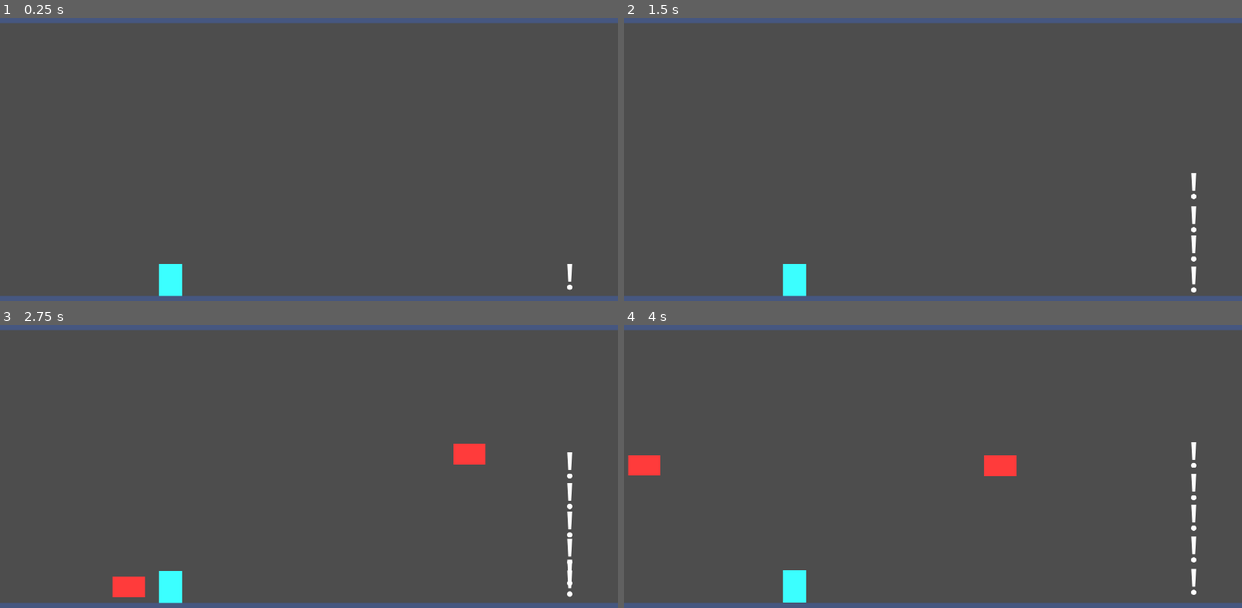
Above: before the commit, frames 1-4 (two rows, left to right).
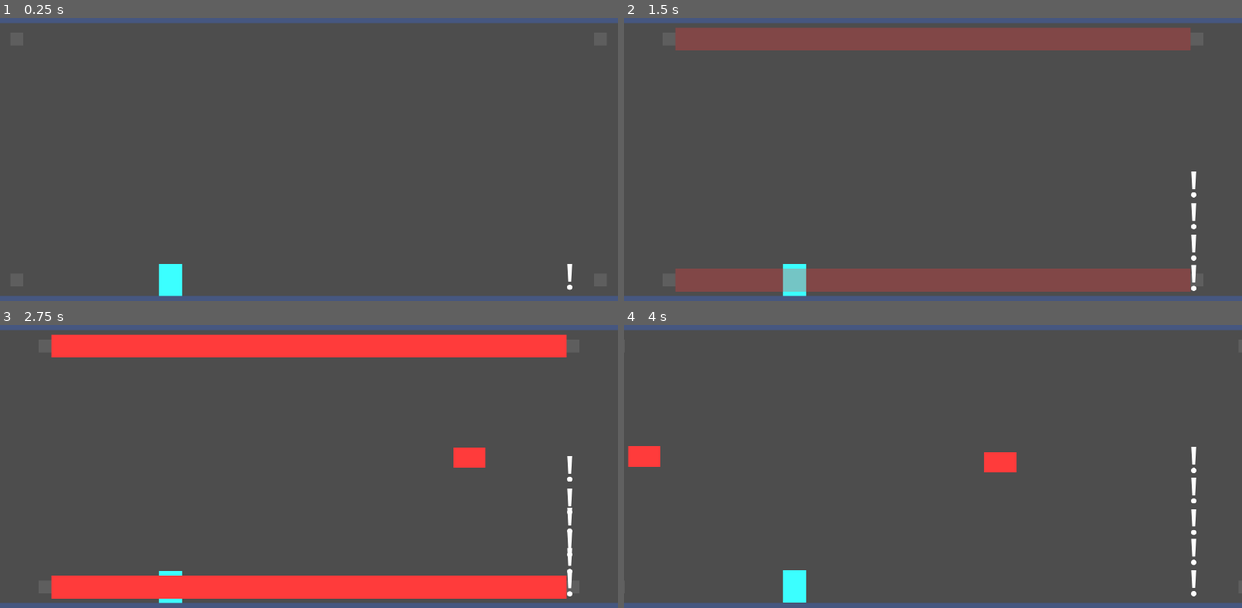
Above: after the commit, the same moments.

Repository: aburak621/jetride
Game: Godot game, scene res://scenes/game.tscn
Two runs of this game, one before a commit and one after it. Both use one fixed random seed, a clock stepped at 60 frames per second and the inputs below.
Inputs:
- Up to frame 1 (0.25 s): no input
- Up to frame 2 (1.5 s): tap Space (jump) at 0.77 s
- Up to frame 3 (2.75 s): tap Space (jump) at 1.52 s
- Up to frame 4 (4 s): tap Space (jump) at 3.02, 3.77 s

The runs differ from the first frame. In frame 2, 14% of the frame differs, in the area x 8-93%, y 3-98%; in frame 3, 14%, in the area x 8-93%, y 3-97%; in frame 4, 0.7%.

Commit message:
Add lasers

Diff:
--- a/scenes/game.tscn
+++ b/scenes/game.tscn
@@ -10,6 +10,11 @@
 [ext_resource type="PackedScene" uid="uid://bvl7v845xik8b" path="res://scenes/coins/coins_pills_up.tscn" id="8_dinhu"]
 [ext_resource type="PackedScene" uid="uid://dg2ks5hqadlc8" path="res://scenes/coins/coins_pills_down.tscn" id="8_vtaks"]
 [ext_resource type="PackedScene" uid="uid://dhdhfmuwudalw" path="res://scenes/coins/coins_rectangle.tscn" id="9_kvuet"]
+[ext_resource type="PackedScene" uid="uid://c6r6tain1mce6" path="res://scenes/laser_array.tscn" id="11_kvpfn"]
+[ext_resource type="Script" uid="uid://ci8wlmg6e3j1x" path="res://scripts/laser_animation.gd" id="12_kvuet"]
+[ext_resource type="Resource" uid="uid://50l4ycwyi5dd" path="res://scenes/laser_animations/corners.tres" id="13_ir15t"]
+[ext_resource type="Resource" uid="uid://bq6264xf3p7pj" path="res://scenes/laser_animations/corners_then_middle.tres" id="14_ca42v"]
+[ext_resource type="Resource" uid="uid://cvhatqx12qigx" path="res://scenes/laser_animations/upper_then_lower_staggered.tres" id="15_rysoc"]
 
 [sub_resource type="WorldBoundaryShape2D" id="WorldBoundaryShape2D_yqjtg"]
 normal = Vector2(0, 1)
@@ -91,3 +96,8 @@
 script = ExtResource("2_yqjtg")
 zapper_datas = Array[ExtResource("4_iywne")]([SubResource("Resource_iywne"), SubResource("Resource_u5sy4"), SubResource("Resource_p57ef"), SubResource("Resource_gee14"), SubResource("Resource_0tnpc"), SubResource("Resource_vtaks"), SubResource("Resource_kvpfn")])
 coin_scenes = Array[PackedScene]([ExtResource("5_0tnpc"), ExtResource("6_vtaks"), ExtResource("7_kvpfn"), ExtResource("8_vtaks"), ExtResource("8_dinhu"), ExtResource("9_kvuet")])
+
+[node name="LaserArray" parent="Level" unique_id=842424462 instance=ExtResource("11_kvpfn")]
+unique_name_in_owner = true
+visible = false
+laser_array_data = Array[ExtResource("12_kvuet")]([ExtResource("13_ir15t"), ExtResource("14_ca42v"), ExtResource("15_rysoc")])
--- /dev/null
+++ b/scenes/laser.tscn
@@ -0,0 +1,248 @@
+[gd_scene format=3 uid="uid://cjd4aubbc0i5e"]
+
+[sub_resource type="RectangleShape2D" id="RectangleShape2D_5no5p"]
+size = Vector2(1700, 72)
+
+[sub_resource type="Animation" id="Animation_5no5p"]
+length = 0.001
+tracks/0/type = "value"
+tracks/0/imported = false
+tracks/0/enabled = true
+tracks/0/path = NodePath("Hitbox:monitoring")
+tracks/0/interp = 1
+tracks/0/loop_wrap = true
+tracks/0/keys = {
+"times": PackedFloat32Array(0),
+"transitions": PackedFloat32Array(1),
+"update": 1,
+"values": [false]
+}
+tracks/1/type = "value"
+tracks/1/imported = false
+tracks/1/enabled = true
+tracks/1/path = NodePath("Hitbox:monitorable")
+tracks/1/interp = 1
+tracks/1/loop_wrap = true
+tracks/1/keys = {
+"times": PackedFloat32Array(0),
+"transitions": PackedFloat32Array(1),
+"update": 1,
+"values": [false]
+}
+tracks/2/type = "value"
+tracks/2/imported = false
+tracks/2/enabled = true
+tracks/2/path = NodePath("ColorRect3:visible")
+tracks/2/interp = 1
+tracks/2/loop_wrap = true
+tracks/2/keys = {
+"times": PackedFloat32Array(0),
+"transitions": PackedFloat32Array(1),
+"update": 1,
+"values": [false]
+}
+tracks/3/type = "value"
+tracks/3/imported = false
+tracks/3/enabled = true
+tracks/3/path = NodePath("ColorRect:position")
+tracks/3/interp = 1
+tracks/3/loop_wrap = true
+tracks/3/keys = {
+"times": PackedFloat32Array(0),
+"transitions": PackedFloat32Array(1),
+"update": 0,
+"values": [Vector2(-1000, -20)]
+}
+tracks/4/type = "value"
+tracks/4/imported = false
+tracks/4/enabled = true
+tracks/4/path = NodePath("ColorRect2:position")
+tracks/4/interp = 1
+tracks/4/loop_wrap = true
+tracks/4/keys = {
+"times": PackedFloat32Array(0),
+"transitions": PackedFloat32Array(1),
+"update": 0,
+"values": [Vector2(960, -20)]
+}
+tracks/5/type = "value"
+tracks/5/imported = false
+tracks/5/enabled = true
+tracks/5/path = NodePath("ColorRect3:modulate")
+tracks/5/interp = 1
+tracks/5/loop_wrap = true
+tracks/5/keys = {
+"times": PackedFloat32Array(0),
+"transitions": PackedFloat32Array(1),
+"update": 0,
+"values": [Color(1, 1, 1, 0)]
+}
+
+[sub_resource type="Animation" id="Animation_xmihv"]
+resource_name = "activate"
+length = 3.0
+tracks/0/type = "value"
+tracks/0/imported = false
+tracks/0/enabled = true
+tracks/0/path = NodePath("Hitbox:monitoring")
+tracks/0/interp = 1
+tracks/0/loop_wrap = true
+tracks/0/keys = {
+"times": PackedFloat32Array(0, 1.6666667, 2.6666667),
+"transitions": PackedFloat32Array(1, 1, 1),
+"update": 1,
+"values": [false, true, false]
+}
+tracks/1/type = "value"
+tracks/1/imported = false
+tracks/1/enabled = true
+tracks/1/path = NodePath("Hitbox:monitorable")
+tracks/1/interp = 1
+tracks/1/loop_wrap = true
+tracks/1/keys = {
+"times": PackedFloat32Array(0, 1.6666667, 2.6666667),
+"transitions": PackedFloat32Array(1, 1, 1),
+"update": 1,
+"values": [false, true, false]
+}
+tracks/2/type = "value"
+tracks/2/imported = false
+tracks/2/enabled = true
+tracks/2/path = NodePath("ColorRect3:visible")
+tracks/2/interp = 1
+tracks/2/loop_wrap = true
+tracks/2/keys = {
+"times": PackedFloat32Array(0, 1.6666667, 2.6666667),
+"transitions": PackedFloat32Array(1, 1, 1),
+"update": 1,
+"values": [true, true, false]
+}
+tracks/3/type = "value"
+tracks/3/imported = false
+tracks/3/enabled = true
+tracks/3/path = NodePath("ColorRect2:position")
+tracks/3/interp = 1
+tracks/3/loop_wrap = true
+tracks/3/keys = {
+"times": PackedFloat32Array(0),
+"transitions": PackedFloat32Array(1),
+"update": 0,
+"values": [Vector2(800, -20)]
+}
+tracks/4/type = "value"
+tracks/4/imported = false
+tracks/4/enabled = true
+tracks/4/path = NodePath("ColorRect:position")
+tracks/4/interp = 1
+tracks/4/loop_wrap = true
+tracks/4/keys = {
+"times": PackedFloat32Array(0),
+"transitions": PackedFloat32Array(1),
+"update": 0,
+"values": [Vector2(-840, -20)]
+}
+tracks/5/type = "value"
+tracks/5/imported = false
+tracks/5/enabled = true
+tracks/5/path = NodePath("ColorRect3:modulate")
+tracks/5/interp = 1
+tracks/5/loop_wrap = true
+tracks/5/keys = {
+"times": PackedFloat32Array(0, 1.6333333, 1.6666667),
+"transitions": PackedFloat32Array(1, 1, 1),
+"update": 0,
+"values": [Color(1, 1, 1, 0), Color(1, 1, 1, 0.49803922), Color(1, 1, 1, 1)]
+}
+
+[sub_resource type="Animation" id="Animation_a7dhc"]
+resource_name = "enter"
+length = 0.5
+tracks/0/type = "value"
+tracks/0/imported = false
+tracks/0/enabled = true
+tracks/0/path = NodePath("ColorRect:position")
+tracks/0/interp = 2
+tracks/0/loop_wrap = true
+tracks/0/keys = {
+"times": PackedFloat32Array(0, 0.5),
+"transitions": PackedFloat32Array(1, 1),
+"update": 0,
+"values": [Vector2(-1000, -20), Vector2(-840, -20)]
+}
+tracks/1/type = "value"
+tracks/1/imported = false
+tracks/1/enabled = true
+tracks/1/path = NodePath("ColorRect2:position")
+tracks/1/interp = 1
+tracks/1/loop_wrap = true
+tracks/1/keys = {
+"times": PackedFloat32Array(0, 0.5),
+"transitions": PackedFloat32Array(1, 1),
+"update": 0,
+"values": [Vector2(960, -20), Vector2(800, -20)]
+}
+
+[sub_resource type="AnimationLibrary" id="AnimationLibrary_a7dhc"]
+_data = {
+&"RESET": SubResource("Animation_5no5p"),
+&"activate": SubResource("Animation_xmihv"),
+&"enter": SubResource("Animation_a7dhc")
+}
+
+[node name="Laser" type="Node2D" unique_id=488782960]
+metadata/_edit_vertical_guides_ = [-960.0, 960.0]
+
+[node name="Hitbox" type="Area2D" parent="." unique_id=1655428433]
+collision_layer = 4
+monitoring = false
+monitorable = false
+
+[node name="CollisionShape2D" type="CollisionShape2D" parent="Hitbox" unique_id=1068725725]
+shape = SubResource("RectangleShape2D_5no5p")
+
+[node name="AnimationPlayer" type="AnimationPlayer" parent="." unique_id=456186606]
+libraries/ = SubResource("AnimationLibrary_a7dhc")
+
+[node name="ColorRect" type="ColorRect" parent="." unique_id=19195942]
+anchors_preset = 8
+anchor_left = 0.5
+anchor_top = 0.5
+anchor_right = 0.5
+anchor_bottom = 0.5
+offset_left = -1000.0
+offset_top = -20.0
+offset_right = -960.0
+offset_bottom = 20.0
+grow_horizontal = 2
+grow_vertical = 2
+color = Color(0.37, 0.37, 0.37, 1)
+
+[node name="ColorRect2" type="ColorRect" parent="." unique_id=120597350]
+anchors_preset = 8
+anchor_left = 0.5
+anchor_top = 0.5
+anchor_right = 0.5
+anchor_bottom = 0.5
+offset_left = 960.0
+offset_top = -20.0
+offset_right = 1000.0
+offset_bottom = 20.0
+grow_horizontal = 2
+grow_vertical = 2
+color = Color(0.37, 0.37, 0.37, 1)
+
+[node name="ColorRect3" type="ColorRect" parent="." unique_id=718339617]
+visible = false
+modulate = Color(1, 1, 1, 0)
+anchors_preset = 8
+anchor_left = 0.5
+anchor_top = 0.5
+anchor_right = 0.5
+anchor_bottom = 0.5
+offset_left = -800.0
+offset_top = -36.0
+offset_right = 800.0
+offset_bottom = 36.0
+grow_horizontal = 2
+grow_vertical = 2
+color = Color(1, 0.23000002, 0.23000002, 1)
--- /dev/null
+++ b/scenes/laser_animations/corners.tres
@@ -0,0 +1,16 @@
+[gd_resource type="Resource" script_class="LaserAnimation" format=3 uid="uid://50l4ycwyi5dd"]
+
+[ext_resource type="Script" uid="uid://biocssi7fcn1x" path="res://scripts/laser_flags.gd" id="1_hqgea"]
+[ext_resource type="Script" uid="uid://ci8wlmg6e3j1x" path="res://scripts/laser_animation.gd" id="2_gdwjb"]
+
+[sub_resource type="Resource" id="Resource_7oehr"]
+script = ExtResource("1_hqgea")
+flags = 65
+metadata/_custom_type_script = "uid://biocssi7fcn1x"
+
+[resource]
+script = ExtResource("2_gdwjb")
+keyframes = Dictionary[float, ExtResource("1_hqgea")]({
+0.0: SubResource("Resource_7oehr")
+})
+metadata/_custom_type_script = "uid://ci8wlmg6e3j1x"
--- /dev/null
+++ b/scenes/laser_animations/corners_then_middle.tres
@@ -0,0 +1,22 @@
+[gd_resource type="Resource" script_class="LaserAnimation" format=3 uid="uid://bq6264xf3p7pj"]
+
+[ext_resource type="Script" uid="uid://biocssi7fcn1x" path="res://scripts/laser_flags.gd" id="1_ijh5m"]
+[ext_resource type="Script" uid="uid://ci8wlmg6e3j1x" path="res://scripts/laser_animation.gd" id="2_68u6e"]
+
+[sub_resource type="Resource" id="Resource_5bevk"]
+script = ExtResource("1_ijh5m")
+flags = 99
+metadata/_custom_type_script = "uid://biocssi7fcn1x"
+
+[sub_resource type="Resource" id="Resource_qcfuy"]
+script = ExtResource("1_ijh5m")
+flags = 28
+metadata/_custom_type_script = "uid://biocssi7fcn1x"
+
+[resource]
+script = ExtResource("2_68u6e")
+keyframes = Dictionary[float, ExtResource("1_ijh5m")]({
+0.0: SubResource("Resource_5bevk"),
+2.0: SubResource("Resource_qcfuy")
+})
+metadata/_custom_type_script = "uid://ci8wlmg6e3j1x"
--- /dev/null
+++ b/scenes/laser_animations/upper_then_lower_staggered.tres
@@ -0,0 +1,46 @@
+[gd_resource type="Resource" script_class="LaserAnimation" format=3 uid="uid://cvhatqx12qigx"]
+
+[ext_resource type="Script" uid="uid://biocssi7fcn1x" path="res://scripts/laser_flags.gd" id="1_l2pcv"]
+[ext_resource type="Script" uid="uid://ci8wlmg6e3j1x" path="res://scripts/laser_animation.gd" id="2_0ndqy"]
+
+[sub_resource type="Resource" id="Resource_uct0y"]
+script = ExtResource("1_l2pcv")
+flags = 1
+metadata/_custom_type_script = "uid://biocssi7fcn1x"
+
+[sub_resource type="Resource" id="Resource_d3yvw"]
+script = ExtResource("1_l2pcv")
+flags = 2
+metadata/_custom_type_script = "uid://biocssi7fcn1x"
+
+[sub_resource type="Resource" id="Resource_dgf6f"]
+script = ExtResource("1_l2pcv")
+flags = 4
+metadata/_custom_type_script = "uid://biocssi7fcn1x"
+
+[sub_resource type="Resource" id="Resource_rk0ws"]
+script = ExtResource("1_l2pcv")
+flags = 64
+metadata/_custom_type_script = "uid://biocssi7fcn1x"
+
+[sub_resource type="Resource" id="Resource_gilvu"]
+script = ExtResource("1_l2pcv")
+flags = 32
+metadata/_custom_type_script = "uid://biocssi7fcn1x"
+
+[sub_resource type="Resource" id="Resource_y0y5u"]
+script = ExtResource("1_l2pcv")
+flags = 16
+metadata/_custom_type_script = "uid://biocssi7fcn1x"
+
+[resource]
+script = ExtResource("2_0ndqy")
+keyframes = Dictionary[float, ExtResource("1_l2pcv")]({
+0.0: SubResource("Resource_uct0y"),
+1.0: SubResource("Resource_d3yvw"),
+2.0: SubResource("Resource_dgf6f"),
+3.0: SubResource("Resource_rk0ws"),
+4.0: SubResource("Resource_gilvu"),
+5.0: SubResource("Resource_y0y5u")
+})
+metadata/_custom_type_script = "uid://ci8wlmg6e3j1x"
--- /dev/null
+++ b/scenes/laser_array.tscn
@@ -0,0 +1,33 @@
+[gd_scene format=3 uid="uid://c6r6tain1mce6"]
+
+[ext_resource type="Script" uid="uid://cssfqa138l8so" path="res://scripts/laser_array.gd" id="1_a4lsg"]
+[ext_resource type="PackedScene" uid="uid://cjd4aubbc0i5e" path="res://scenes/laser.tscn" id="1_ji5gi"]
+[ext_resource type="Script" uid="uid://ci8wlmg6e3j1x" path="res://scripts/laser_animation.gd" id="2_5bevk"]
+[ext_resource type="Resource" uid="uid://bq6264xf3p7pj" path="res://scenes/laser_animations/corners_then_middle.tres" id="3_0e4ip"]
+[ext_resource type="Resource" uid="uid://50l4ycwyi5dd" path="res://scenes/laser_animations/corners.tres" id="4_7oehr"]
+[ext_resource type="Resource" uid="uid://cvhatqx12qigx" path="res://scenes/laser_animations/upper_then_lower_staggered.tres" id="5_qg0b0"]
+
+[node name="LaserArray" type="Node2D" unique_id=842424462]
+script = ExtResource("1_a4lsg")
+laser_array_data = Array[ExtResource("2_5bevk")]([ExtResource("3_0e4ip"), ExtResource("4_7oehr"), ExtResource("5_qg0b0")])
+
+[node name="Laser" parent="." unique_id=488782960 instance=ExtResource("1_ji5gi")]
+position = Vector2(960, 200)
+
+[node name="Laser2" parent="." unique_id=253733017 instance=ExtResource("1_ji5gi")]
+position = Vector2(960, 325)
+
+[node name="Laser3" parent="." unique_id=1773722277 instance=ExtResource("1_ji5gi")]
+position = Vector2(960, 450)
+
+[node name="Laser4" parent="." unique_id=1047915994 instance=ExtResource("1_ji5gi")]
+position = Vector2(960, 575)
+
+[node name="Laser5" parent="." unique_id=179549836 instance=ExtResource("1_ji5gi")]
+position = Vector2(960, 700)
+
+[node name="Laser6" parent="." unique_id=1351152801 instance=ExtResource("1_ji5gi")]
+position = Vector2(960, 825)
+
+[node name="Laser7" parent="." unique_id=310436406 instance=ExtResource("1_ji5gi")]
+position = Vector2(960, 950)
--- /dev/null
+++ b/scripts/laser_animation.gd
@@ -0,0 +1,3 @@
+class_name LaserAnimation extends Resource
+
+@export var keyframes: Dictionary[float, LaserFlags]
--- /dev/null
+++ b/scripts/laser_array.gd
@@ -0,0 +1,38 @@
+class_name LaserArray extends Node2D
+
+@export var laser_array_data: Array[LaserAnimation]
+
+var animation_players: Array[AnimationPlayer]
+
+
+func _ready() -> void:
+	for child in get_children():
+		animation_players.append(child.get_node("AnimationPlayer") as AnimationPlayer)
+
+	visible = true
+
+
+func activate_lasers() -> void:
+	var used_lasers: Dictionary[int, bool]
+	var animation := laser_array_data.pick_random() as LaserAnimation
+	for keyframe in animation.keyframes:
+		var flag: int = animation.keyframes[keyframe].flags
+		for i in range(7):
+			if flag & (1 << i):
+				used_lasers[i] = true
+		get_tree().create_timer(keyframe + 0.5).timeout.connect(
+			func() -> void:
+				for i in range(7):
+					if flag & (1 << i):
+						animation_players[i].play("activate")
+		)
+
+	for laser in used_lasers:
+		animation_players[laser].play("enter")
+
+	var last_keyframe: float = animation.keyframes.keys().max()
+	get_tree().create_timer(last_keyframe + 3 + 0.5).timeout.connect(
+		func() -> void:
+			for laser in used_lasers:
+				animation_players[laser].play_backwards("enter")
+	)
--- /dev/null
+++ b/scripts/laser_flags.gd
@@ -0,0 +1,3 @@
+class_name LaserFlags extends Resource
+
+@export_flags("1", "2", "3", "4", "5", "6", "7") var flags: int = 0
--- a/scripts/obstacle_manager.gd
+++ b/scripts/obstacle_manager.gd
@@ -6,6 +6,7 @@
 @onready var game: Game = get_tree().get_first_node_in_group("game")
 @onready var player: Player = get_tree().get_first_node_in_group("player")
 @onready var initial_game_speed: float = game.game_speed
+@onready var laser_array: LaserArray = %LaserArray
 
 const zapper_scene: PackedScene = preload("uid://d0o5g2dq2syid")
 const chunk_scene: PackedScene = preload("uid://e2w3n5bk75je")
@@ -63,6 +64,10 @@
 	get_parent().add_child(rocket)
 
 
+func spawn_lasers() -> void:
+	laser_array.activate_lasers()
+
+
 func generate_new_spacing() -> void:
 	spacing = (
 		[1.5, 2, 2.5].pick_random()
@@ -78,4 +83,5 @@
 	# spawn_zappers(40, chunk)
 	# spawn_coins(40, chunk)
 	await get_tree().process_frame
+	spawn_lasers()
 	spawn_rocket_warnings(40)
Not shown, added: scripts/laser_animation.gd.uid
Not shown, added: scripts/laser_array.gd.uid
Not shown, added: scripts/laser_flags.gd.uid
